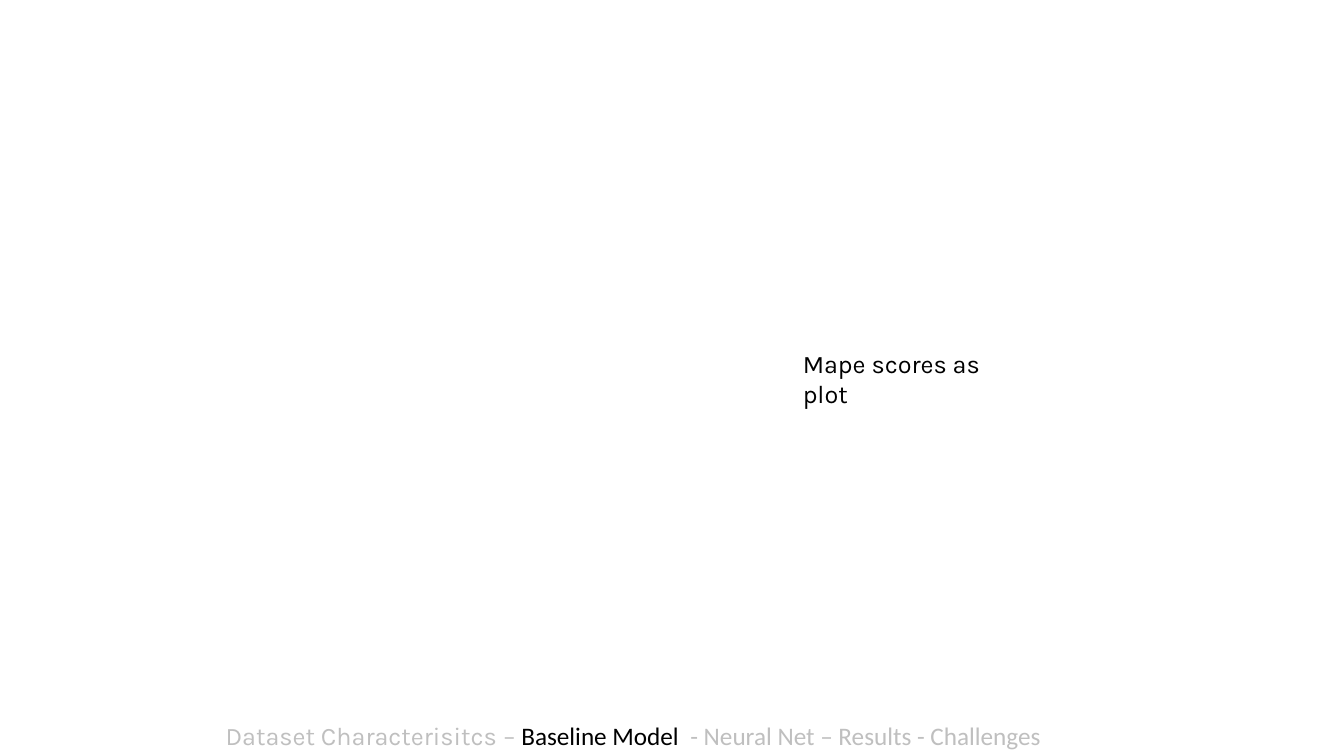
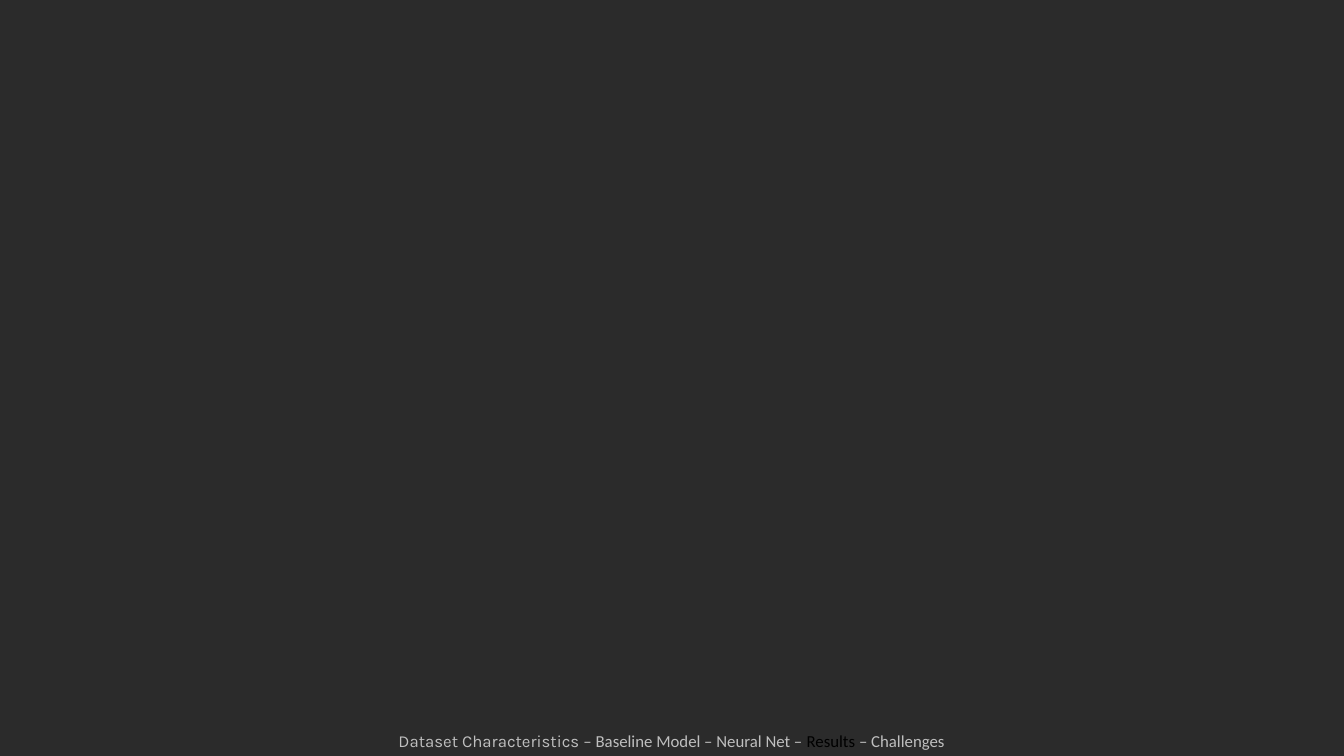
Before and after one commit to antonroefer/bakery-sales-prediction-group-3, a slide deck: slide 12 of 4_Presentation/Group 3.pptx (slide 9 before the commit). Drawn at 1344x756 pixels with LibreOffice and Linux fonts; fonts in the diff are those of the drawing; background and template pictures are left out; a plain dark background stands for a picture behind light text. Boxes give left, top, right and bottom in pixels: in the first picture for what was removed or moved away, otherwise in the second. Text is boxed around its words. In the diff, an @@ line names an element or a change of style, - is before the commit and + after.

```diff
--- a/4_Presentation/Group 3.pptx
+++ b/4_Presentation/Group 3.pptx
@@ background #FFFFFF to picture (left out) @@
@@ text removed at [803, 357, 980, 409] @@
-Mape scores as plot
@@ text at [398, 735, 944, 750]: text changed; size 18 to 12 pt @@
-Dataset Characterisitcs – Baseline Model - Neural Net – Results - Challenges
+Dataset Characteristics – Baseline Model – Neural Net – Results – Challenges
```
Also in this commit, not shown: 7 other slides changed, 5 slides added, 12 other files.
